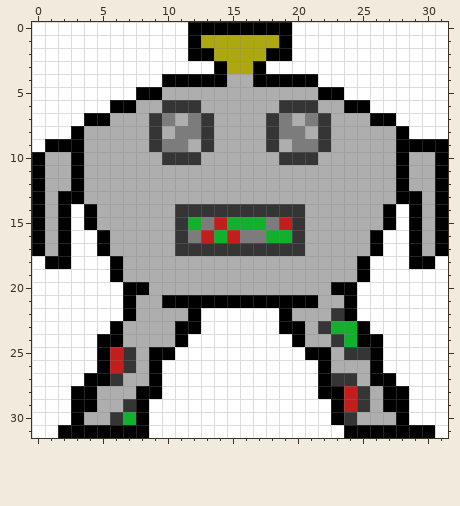
Pixel-art sprite -- img/Hinten.png. Above is the file before it was changed.
Colours within 5 levels of each other are drawn and written as one.
The same view after the edit:
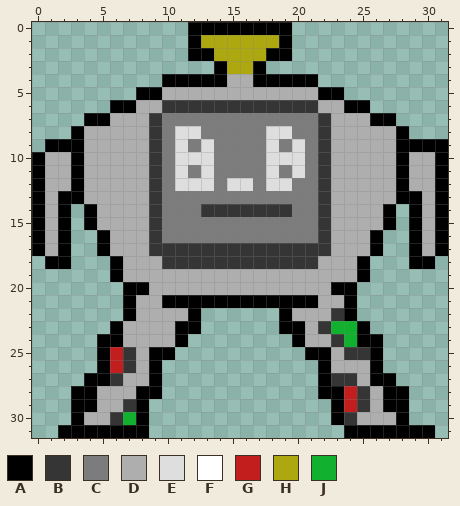
Palette (. is transparent): A #000000  B #353535  C #7c7c7c  D #aeaeae  E #dedede  F #ffffff  G #c21e1e  H #ada810  J #12b02f
Difference:
file 32x32 -> 128x128 pixels (blocks of 1x1 -> 4x4; one block is one cell here)
@@ x 0..31 @@
- 0 FFFFFFFFFFFFAAAAAAAAFFFFFFFFFFFF
- 1 FFFFFFFFFFFFAHHHHHHAFFFFFFFFFFFF
- 2 FFFFFFFFFFFFAAHHHHAAFFFFFFFFFFFF
- 3 FFFFFFFFFFFFFFAHHAFFFFFFFFFFFFFF
- 4 FFFFFFFFFFAAAAADDAAAAAFFFFFFFFFF
- 5 FFFFFFFFAADDDDDDDDDDDDAAFFFFFFFF
- 6 FFFFFFAADDBBBDDDDDDBBBDDAAFFFFFF
- 7 FFFFAADDDBCDCBDDDDBCDCBDDDAAFFFF
- 8 FFFADDDDDBDCCBDDDDBCCDBDDDDDAFFF
- 9 FAAADDDDDBCCDBDDDDBDCCBDDDDDAAAA
-10 ADDADDDDDDBBBDDDDDDBBBDDDDDDADDA
-11 ADDADDDDDDDDDDDDDDDDDDDDDDDDADDA
-12 ADDADDDDDDDDDDDDDDDDDDDDDDDDADDA
-13 ADAADDDDDDDDDDDDDDDDDDDDDDDDAADA
-14 ADAFADDDDDDBBBBBBBBBBDDDDDDAFADA
-15 ADAFADDDDDDBJCGJJJCGBDDDDDDAFADA
-16 ADAFFADDDDDBCGJGCCJJBDDDDDAFFADA
-17 ADAFFADDDDDBBBBBBBBBBDDDDDAFFADA
-18 FAAFFFADDDDDDDDDDDDDDDDDDAFFFAAF
-19 FFFFFFADDDDDDDDDDDDDDDDDDAFFFFFF
-20 FFFFFFFAADDDDDDDDDDDDDDAAFFFFFFF
-21 FFFFFFFADDAAAAAAAAAAAADDAFFFFFFF
-22 FFFFFFFADDDDAFFFFFFADDDBAFFFFFFF
-23 FFFFFFADDDDAAFFFFFFAADBJJAFFFFFF
-24 FFFFFAADDDDAFFFFFFFFADDBJAAFFFFF
-25 FFFFFAGBDAAFFFFFFFFFFAADBBAFFFFF
-26 FFFFFAGBDAFFFFFFFFFFFFADDDAFFFFF
-27 FFFFAABDDAFFFFFFFFFFFFABBDAAFFFF
-28 FFFAADDDAAFFFFFFFFFFFFAAGBDAAFFF
-29 FFFAADDBAFFFFFFFFFFFFFFAGBDAAFFF
-30 FFFADDBJAFFFFFFFFFFFFFFABDDDAFFF
-31 FFAAAAAAAFFFFFFFFFFFFFFFAAAAAAAF
+ 0 ............AAAAAAAA............
+ 1 ............AHHHHHHA............
+ 2 ............AAHHHHAA............
+ 3 ..............AHHA..............
+ 4 ..........AAAAADDAAAAA..........
+ 5 ........AADDDDDDDDDDDDAA........
+ 6 ......AADDBBBBBBBBBBBBDDAA......
+ 7 ....AADDDBCCCCCCCCCCCCBDDDAA....
+ 8 ...ADDDDDBCEECCCCCEECCBDDDDDA...
+ 9 .AAADDDDDBCECECCCCECECBDDDDDAAAA
+10 ADDADDDDDBCEEECCCCEEECBDDDDDADDA
+11 ADDADDDDDBCECECCCCECECBDDDDDADDA
+12 ADDADDDDDBCEEECEECEECCBDDDDDADDA
+13 ADAADDDDDBCCCCCCCCCCCCBDDDDDAADA
+14 ADA.ADDDDBCCCBBBBBBBCCBDDDDA.ADA
+15 ADA.ADDDDBCCCCCCCCCCCCBDDDDA.ADA
+16 ADA..ADDDBCCCCCCCCCCCCBDDDA..ADA
+17 ADA..ADDDBBBBBBBBBBBBBBDDDA..ADA
+18 .AA...ADDDBBBBBBBBBBBBDDDA...AA.
+19 ......ADDDDDDDDDDDDDDDDDDA......
+20 .......AADDDDDDDDDDDDDDAA.......
+21 .......ADDAAAAAAAAAAAADDA.......
+22 .......ADDDDA......ADDDBA.......
+23 ......ADDDDAA......AADBJJA......
+24 .....AADDDDA........ADDBJAA.....
+25 .....AGBDAA..........AADBBA.....
+26 .....AGBDA............ADDDA.....
+27 ....AABDDA............ABBDAA....
+28 ...AADDDAA............AAGBDAA...
+29 ...AADDBA..............AGBDAA...
+30 ...ADDBJA..............ABDDDA...
+31 ..AAAAAAA...............AAAAAAA.
